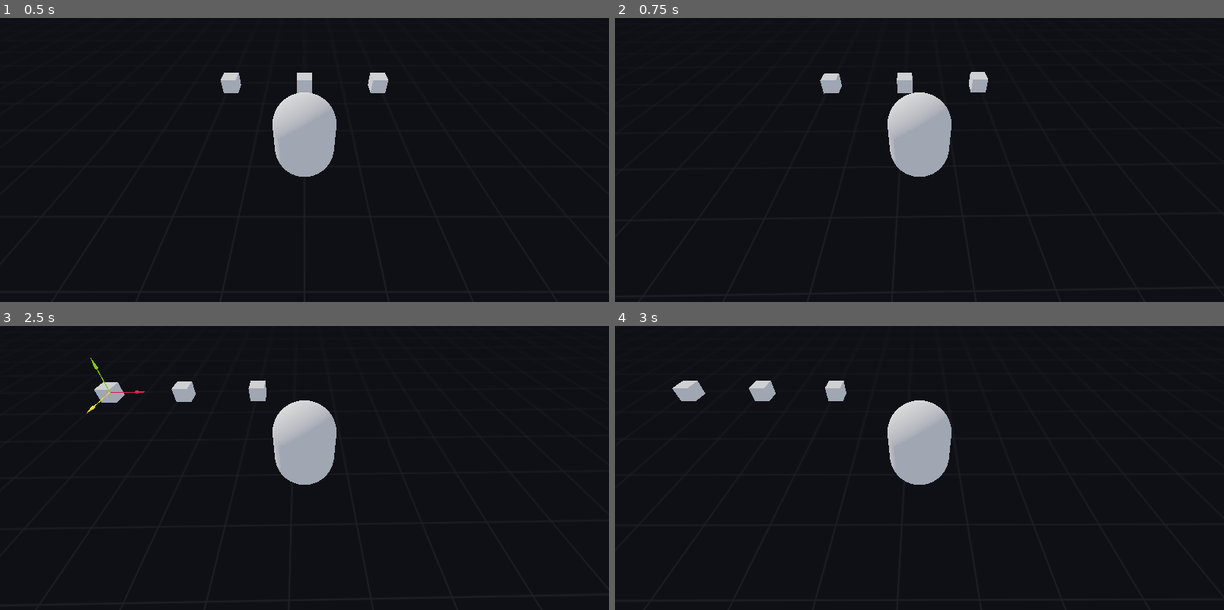
Above: before the commit, frames 1-4 (two rows, left to right).
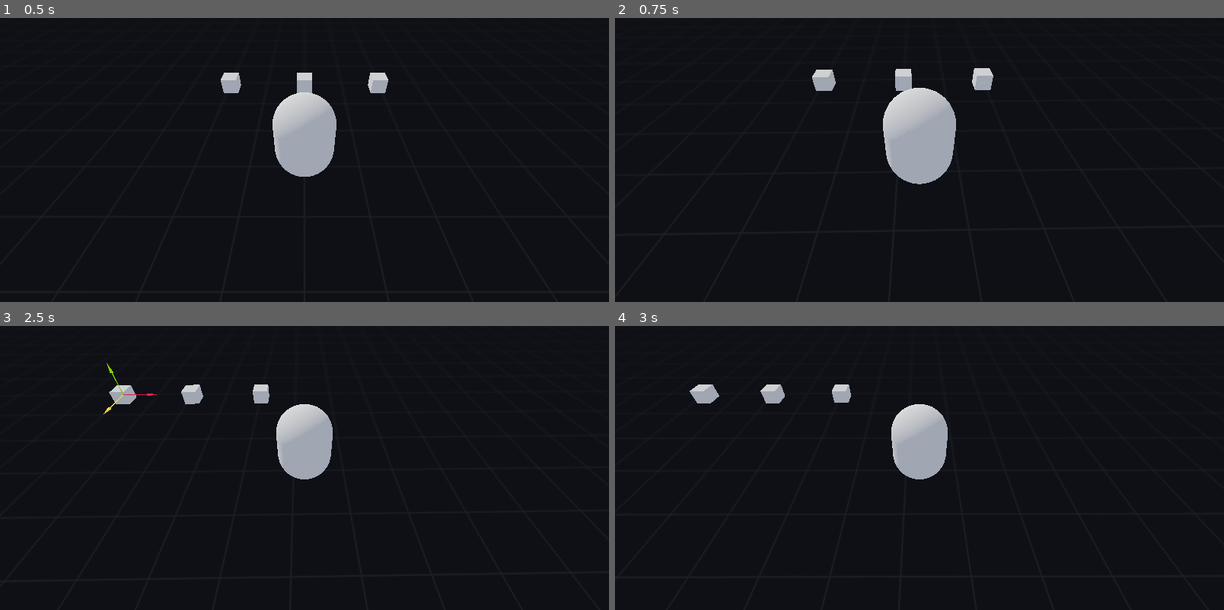
Above: after the commit, the same moments.

Repository: nickyvanurk/game-prototypes
Game: Godot game, scene res://world/world.tscn
Same seed, same stepped clock (60 frames per second), same inputs: the game is played once before the commit and once after it.
Inputs (mouse positions are in pixels of both pictures, inside the frame that each line leads up to):
- Up to frame 1 (0.5 s): no input
- Up to frame 2 (0.75 s): tap Enter at 0.5 s; move the mouse to (1053, 106) at 0.52 s; hold D (move_right) from 0.53 s (still down); hold Mouse wheel up (zoom_in) from 0.53 s (still down); click (1053, 106) at 0.67 s
- Up to frame 3 (2.5 s): tap Space (jump) at 0.77 s; tap Mouse wheel down (zoom_out) at 0.8, 2.3 s; release D (move_right) at 1.25 s; release Mouse wheel up (zoom_in) at 1.25 s; drag from (182, 450) to (274, 502) at 1.27 s; move the mouse to (365, 354) at 2.02 s; hold D (move_right) from 2.03 s (still down); hold Right mouse button (rotate_camera) from 2.03 s (still down)
- Up to frame 4 (3 s): release D (move_right) at 2.75 s; release Right mouse button (rotate_camera) at 2.75 s; drag from (889, 502) to (736, 379) at 2.77 s

Frame 1 is identical in both runs. In frame 2, 1.3% of the frame differs, in the area x 32-63%, y 17-59%; in frame 3, 1.4%; in frame 4, 1.4%, in the area x 9-56%, y 19-56%.

Commit message:
Add zoom

Diff:
--- a/orbit-controls/player/camera_pivot.gd
+++ b/orbit-controls/player/camera_pivot.gd
@@ -4,7 +4,18 @@
 export(float, -90, 0) var min_pitch = -90
 export(float, 0, 90) var max_pitch = 90
 
+export(float) var min_zoom = 1.0
+export(float) var max_zoom = 10.0
+export(float) var zoom_factor = 0.5
+export(float) var zoom_duration = 0.2
+
 onready var parent = get_parent()
+onready var camera_boom = $CameraBoom
+
+var zoom_level = 1.0 setget set_zoom_level
+
+func _ready():
+	zoom_level = camera_boom.spring_length
 
 func _input(event):
 	if Input.is_action_pressed("rotate_camera") and event is InputEventMouseMotion:
@@ -13,7 +24,11 @@
 		rotation_degrees.x = clamp(rotation_degrees.x, min_pitch, max_pitch)
 
 	if event.is_action_pressed("zoom_in"):
-		print("zoom in")
+		set_zoom_level(zoom_level - zoom_factor)
 
 	if event.is_action_pressed("zoom_out"):
-		print("zoom out")
+		set_zoom_level(zoom_level + zoom_factor)
+
+func set_zoom_level(value):
+	zoom_level = clamp(value, min_zoom, max_zoom)
+	camera_boom.spring_length = zoom_level
